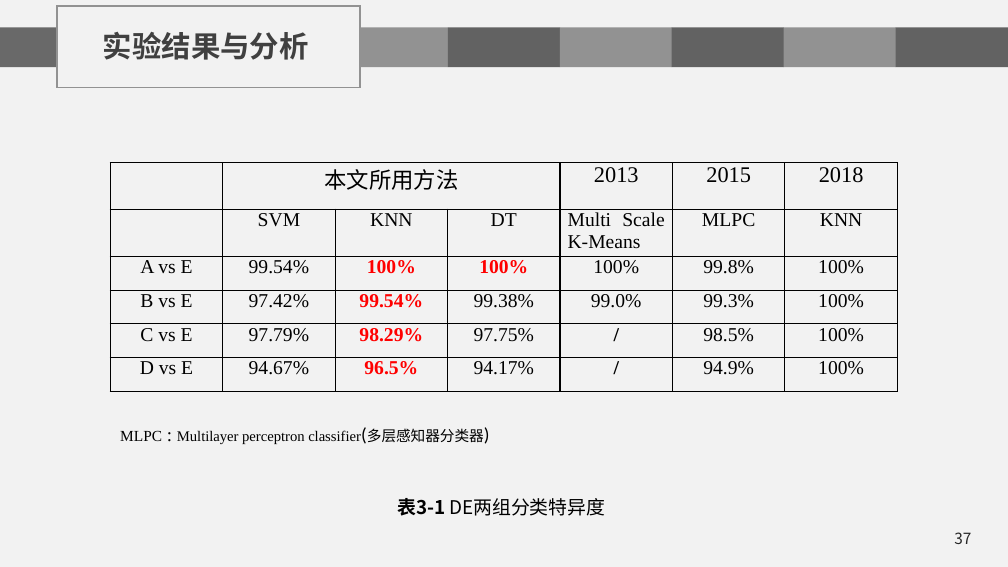
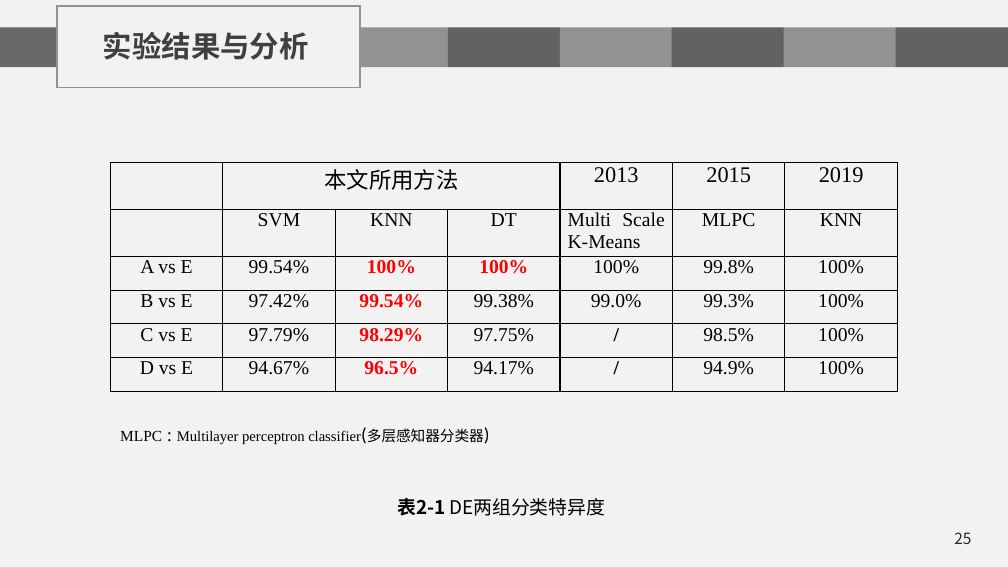
Before and after one commit to chenshuaihua/Graduate, a slide deck: slide 25 of 毕设文件/陈帅华-2016014016-自实1601-中期答辩.pptx (slide 37 before the commit). Drawn at 1008x567 pixels with LibreOffice and Linux fonts; fonts in the diff are those of the drawing; background and template pictures are left out. Boxes give left, top, right and bottom in pixels: in the first picture for what was removed or moved away, otherwise in the second. Text is boxed around its words. In the diff, an @@ line names an element or a change of style, - is before the commit and + after.

```diff
--- a/毕设文件/陈帅华-2016014016-自实1601-中期答辩.pptx
+++ b/毕设文件/陈帅华-2016014016-自实1601-中期答辩.pptx
@@ table at box(110, 162, 900, 391) @@
-row 1, column 7: 2018
+row 1, column 7: 2019
@@ text at box(397, 498, 605, 516): text changed @@
-表3-1 DE两组分类特异度
+表2-1 DE两组分类特异度
@@ page number at box(954, 532, 971, 544): text changed @@
-37
+25
```
Also in this commit, not shown: 24 other slides changed, 2 slides added, 24 slides removed, 1 other file.
